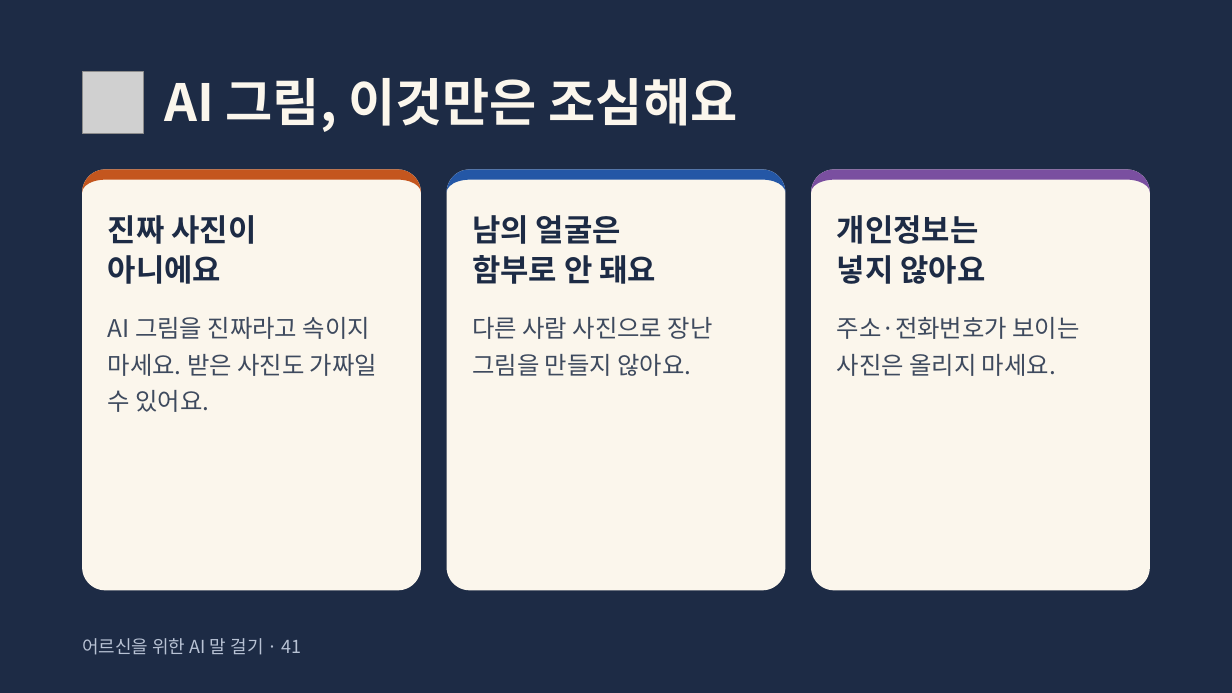
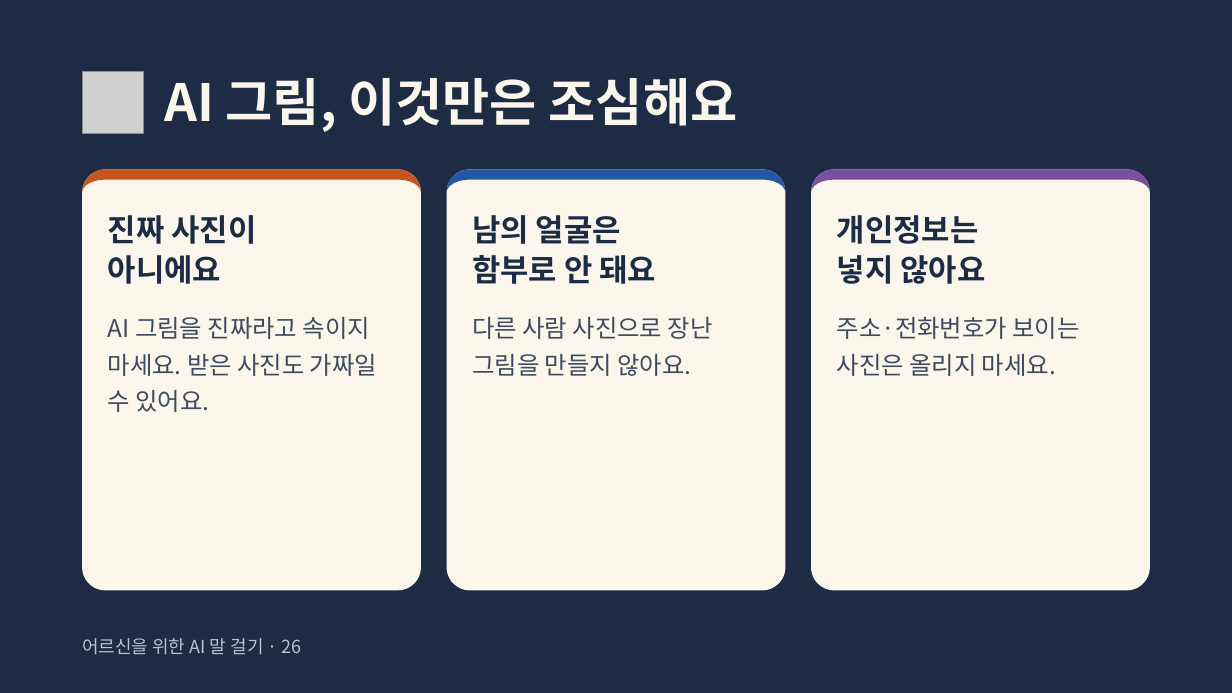
Before and after one commit to bbkilhyun0814-collab/---, a slide deck: slide 26 of ppt/ai와 함께 (카톡 챗GPT).pptx. Drawn at 1232x693 pixels with LibreOffice and Linux fonts; fonts in the diff are those of the drawing; grey boxes stand for pictures. Boxes give left, top, right and bottom in pixels: in the first picture for what was removed or moved away, otherwise in the second. Text is boxed around its words. In the diff, an @@ line names an element or a change of style, - is before the commit and + after.

```diff
--- a/ppt/ai와 함께 (카톡 챗GPT).pptx
+++ b/ppt/ai와 함께 (카톡 챗GPT).pptx
@@ text at [82, 638, 302, 655]: text changed @@
-어르신을 위한 AI 말 걸기 · 41
+어르신을 위한 AI 말 걸기 · 26
```
Also in this commit, not shown: 21 other slides changed.
